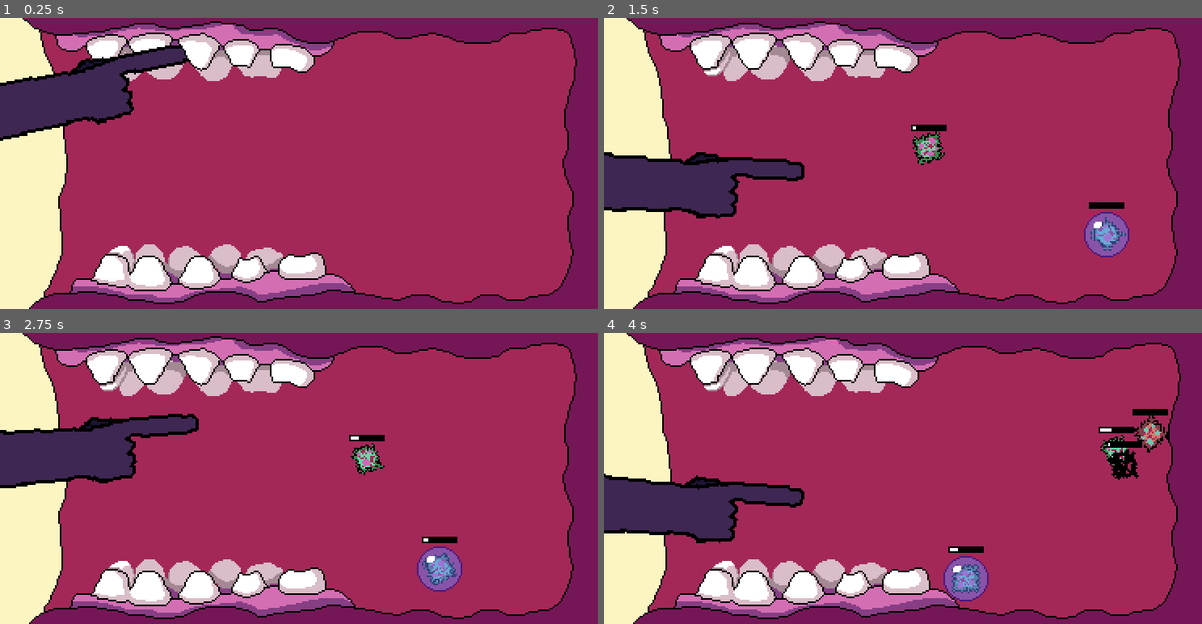
Above: before the commit, frames 1-4 (two rows, left to right).
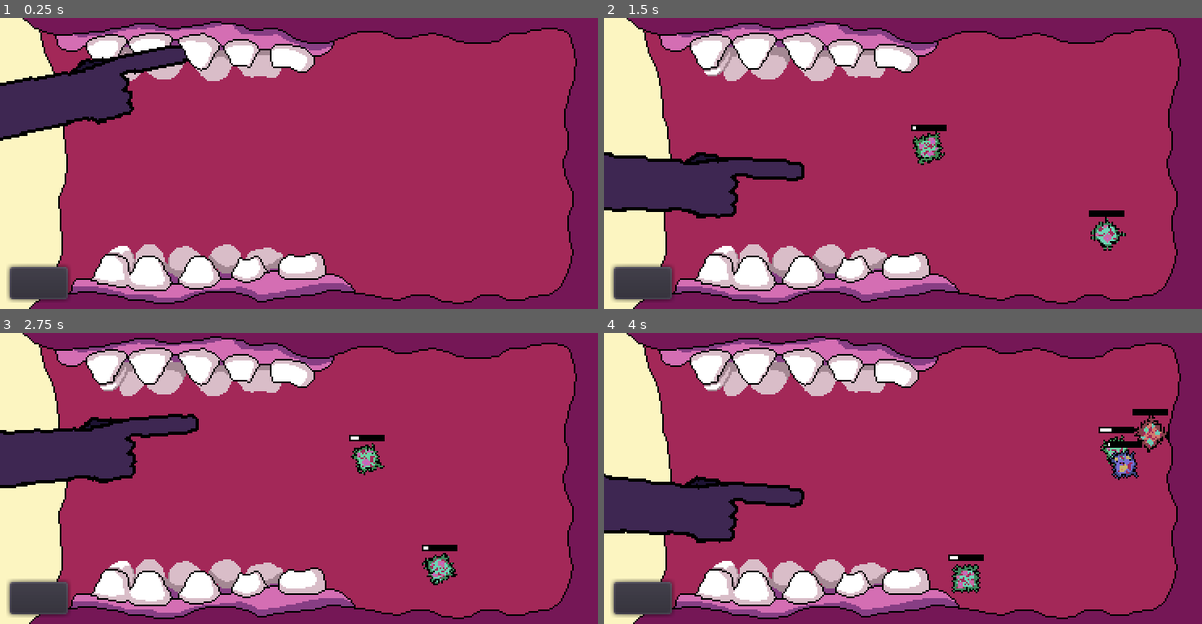
Above: after the commit, the same moments.

Repository: mOtHNOg/Godot-Wild-Jam--35
Game: Godot game, scene res://scenes/SceneManager.tscn
Two runs of this game, one before a commit and one after it. Both use one fixed random seed, a clock stepped at 60 frames per second and the inputs below. Sound files missing from this copy of the repository are replaced by a short silence.
Inputs (mouse positions are in pixels of both pictures, inside the frame that each line leads up to):
- Up to frame 1 (0.25 s): no input
- Up to frame 2 (1.5 s): move the mouse to (1034, 148) at 0.52 s; hold W (up) 0.53-1.28 s; hold Right (right) from 0.53 s (still down); move the mouse to (783, 178) at 1.27 s; click (783, 178) at 1.35 s
- Up to frame 3 (2.75 s): tap W (up) at 1.52, 1.55, 1.82 s; move the mouse to (358, 414) at 2.02 s; release Right (right) at 2.03 s; hold A (left) from 2.03 s (still down); hold W (up) from 2.03 s (still down)
- Up to frame 4 (4 s): move the mouse to (873, 536) at 2.77 s; release A (left) at 2.78 s; release W (up) at 2.78 s; hold Right (right) from 2.78 s (still down); click (873, 536) at 2.85 s; tap W (up) at 3.02, 3.05, 3.32 s; move the mouse to (1082, 522) at 3.52 s; hold W (up) from 3.53 s (still down)

The runs differ from the first frame. In frame 1, 1.3% of the frame differs, in the area x 1-12%, y 84-98%; in frame 2, 2.5%; in frame 3, 2.5%; in frame 4, 2.7%, in the area x 1-90%, y 40-98%.

Commit message:
transition is now a nicer slide transition

Diff:
--- /dev/null
+++ b/default_bus_layout.tres
@@ -0,0 +1,3 @@
+[gd_resource type="AudioBusLayout" format=2]
+
+[resource]
--- a/scenes/FadeTransition.tscn
+++ /dev/null
@@ -1,17 +0,0 @@
-[gd_scene load_steps=2 format=2]
-
-[ext_resource path="res://scripts/FadeTransition.gd" type="Script" id=1]
-
-[node name="FadeTransition" type="ColorRect"]
-anchor_right = 1.0
-anchor_bottom = 1.0
-mouse_filter = 2
-color = Color( 0, 0, 0, 1 )
-script = ExtResource( 1 )
-__meta__ = {
-"_edit_use_anchors_": false
-}
-
-[node name="Tween" type="Tween" parent="."]
-
-[connection signal="tween_completed" from="Tween" to="." method="_on_Tween_tween_completed"]
--- a/scenes/SceneManager.tscn
+++ b/scenes/SceneManager.tscn
@@ -8,8 +8,22 @@
 script = ExtResource( 3 )
 
 [node name="CanvasLayer" type="CanvasLayer" parent="."]
+layer = 2
 
 [node name="Transitions" type="Node" parent="CanvasLayer"]
+
+[node name="UI" type="Node" parent="CanvasLayer"]
+
+[node name="ViewSwitchButton" type="Button" parent="CanvasLayer/UI"]
+anchor_top = 1.0
+anchor_bottom = 1.0
+margin_left = 6.0
+margin_top = -26.0
+margin_right = 42.0
+margin_bottom = -6.0
+__meta__ = {
+"_edit_use_anchors_": false
+}
 
 [node name="Wall" parent="." instance=ExtResource( 2 )]
 visible = false
--- /dev/null
+++ b/scenes/Transition.tscn
@@ -0,0 +1,24 @@
+[gd_scene load_steps=3 format=2]
+
+[ext_resource path="res://scripts/Transition.gd" type="Script" id=1]
+[ext_resource path="res://assets/sound/sfx/transition.wav" type="AudioStream" id=2]
+
+[node name="Transition" type="ColorRect"]
+anchor_right = 1.0
+anchor_bottom = 1.0
+margin_left = -370.0
+margin_right = -370.0
+mouse_filter = 2
+color = Color( 0, 0, 0, 1 )
+script = ExtResource( 1 )
+__meta__ = {
+"_edit_use_anchors_": false
+}
+
+[node name="Tween" type="Tween" parent="."]
+
+[node name="TransitionSound" type="AudioStreamPlayer" parent="."]
+stream = ExtResource( 2 )
+volume_db = -16.0
+
+[connection signal="tween_completed" from="Tween" to="." method="_on_Tween_tween_completed"]
--- a/scripts/BacteriaSpawner.gd
+++ b/scripts/BacteriaSpawner.gd
@@ -10,8 +10,8 @@
 var spawn_data: Dictionary = {
 	"min_spawn_time" : 2,
 	"max_spawn_time" : 4,
-	"shielded_chance" : 0.25,
-	"explosive_chance" : 0.25
+	"shielded_chance" : 0,
+	"explosive_chance" : 0
 }
 
 var phase_2_data: Dictionary
--- a/scripts/FadeTransition.gd
+++ /dev/null
@@ -1,39 +0,0 @@
-extends ColorRect
-
-enum {FADING_IN, FADING_OUT}
-var status = FADING_IN
-
-onready var tween = $Tween
-
-var transition_speed: float = 2
-var transparent_color: Color = Color(0, 0, 0, 0)
-
-# same as transparent color but fully opaque
-var opaque_color: Color = Color(transparent_color.r, transparent_color.b, transparent_color.g, 1)
-
-signal fully_opaque
-var signal_recipient: Node = null
-var signal_method: String
-
-func _ready():
-	connect("fully_opaque", signal_recipient, signal_method)
-
-	color = transparent_color
-
-	tween.interpolate_property(self, "color", transparent_color, opaque_color,
-		transition_speed / 2, Tween.TRANS_SINE, Tween.EASE_OUT)
-	tween.start()
-
-func _on_Tween_tween_completed(_object, _key):
-	if status == FADING_IN:
-		emit_signal("fully_opaque")
-
-		# start fating out
-		tween.interpolate_property(self, "color", opaque_color, transparent_color,
-			transition_speed / 2, Tween.TRANS_SINE, Tween.EASE_IN)
-		tween.start()
-
-		status = FADING_OUT
-
-	else:
-		queue_free()
--- a/scripts/Global.gd
+++ b/scripts/Global.gd
@@ -2,7 +2,7 @@
 
 # preload
 const screen_flash_object = preload("res://scenes/ScreenFlash.tscn")
-const fade_transition_object = preload("res://scenes/FadeTransition.tscn")
+const transition_object = preload("res://scenes/Transition.tscn")
 
 # nodes
 var mouth: Node2D
@@ -15,6 +15,7 @@
 }
 
 var picked_up_wall_object: WallObject = null
+var last_transition_reversed: bool = false
 
 # options
 var flash_effects: bool = true
@@ -63,12 +64,13 @@
 	}
 	return new_dict
 
-func view_transition(where: Node, SceneManager: Node, transition_method: String, speed: float = 0.5, color: Color = Color(0, 0, 0, 0)) -> void:
-	var fade_transition_instance = fade_transition_object.instance()
+func view_transition(where: Node, SceneManager: Node, transition_covered_method: String, transition_over_method: String = "", speed: float = 0.5, color: Color = Color(0, 0, 0, 1)) -> void:
+	var transition_instance = transition_object.instance()
 
-	fade_transition_instance.transition_speed = speed
-	fade_transition_instance.transparent_color = color
-	fade_transition_instance.signal_recipient = SceneManager
-	fade_transition_instance.signal_method = transition_method
+	transition_instance.transition_speed = speed
+	transition_instance.transition_color = color
+	transition_instance.signal_recipient = SceneManager
+	transition_instance.signal_covered_method = transition_covered_method
+	transition_instance.signal_over_method = transition_over_method
 
-	where.add_child(fade_transition_instance)
+	where.add_child(transition_instance)
--- a/scripts/SceneManager.gd
+++ b/scripts/SceneManager.gd
@@ -24,7 +24,10 @@
 		inactive_nodes.disabled = true
 
 	if Input.is_action_just_pressed("down"):
-		Global.view_transition(transitions, self, "_on_view_transition")
+		Global.view_transition(transitions, self, "_on_view_transition_covered", "_on_view_transition_over", 0.75)
 
-func _on_view_transition() -> void:
+func _on_view_transition_covered() -> void:
 	Global.views = Global.swap_dict_values(Global.views)
+
+func _on_view_transition_over() -> void:
+	pass
--- /dev/null
+++ b/scripts/Transition.gd
@@ -0,0 +1,56 @@
+extends ColorRect
+
+enum {TRANSITIONING_IN, TRANSITIONING_OUT}
+var status = TRANSITIONING_IN
+
+onready var tween = $Tween
+onready var transition_sound = $TransitionSound
+
+var transition_speed: float = 2
+var transition_color: Color = Color(0, 0, 0, 1)
+
+var start_pos = Vector2(-370, 0)
+var mid_pos = Vector2.ZERO
+var end_pos = -start_pos
+var reversed: bool = false
+
+signal fully_covered
+signal transition_over
+var signal_recipient: Node = null
+var signal_covered_method: String
+var signal_over_method: String = ""
+
+func _ready():
+
+	if reversed == true:
+		start_pos *= -1
+		end_pos *= -1
+	Global.last_transition_reversed = reversed
+
+
+	connect("fully_covered", signal_recipient, signal_covered_method)
+	if signal_over_method != "":
+		connect("transition_over", signal_recipient, signal_over_method)
+
+	color = transition_color
+
+	transition_sound.play()
+	tween.interpolate_property(self, "rect_position", start_pos, mid_pos,
+		transition_speed / 2, Tween.TRANS_SINE, Tween.EASE_IN)
+	tween.start()
+
+func _on_Tween_tween_completed(_object, _key):
+	if status == TRANSITIONING_IN:
+		emit_signal("fully_covered")
+
+		# start transitioning out
+		tween.interpolate_property(self, "rect_position", mid_pos, end_pos,
+			transition_speed / 2, Tween.TRANS_SINE, Tween.EASE_OUT)
+		tween.start()
+
+		status = TRANSITIONING_OUT
+
+	else:
+		if signal_over_method != "":
+			emit_signal("transition_over")
+		queue_free()
Not shown, added: assets/sound/sfx/toothbrush.ogg.import
Not shown, added: assets/sound/sfx/transition.wav.import
Not shown, added: assets/sound/sfx/toothbrush.ogg
Not shown, added: assets/sound/sfx/transition.wav
